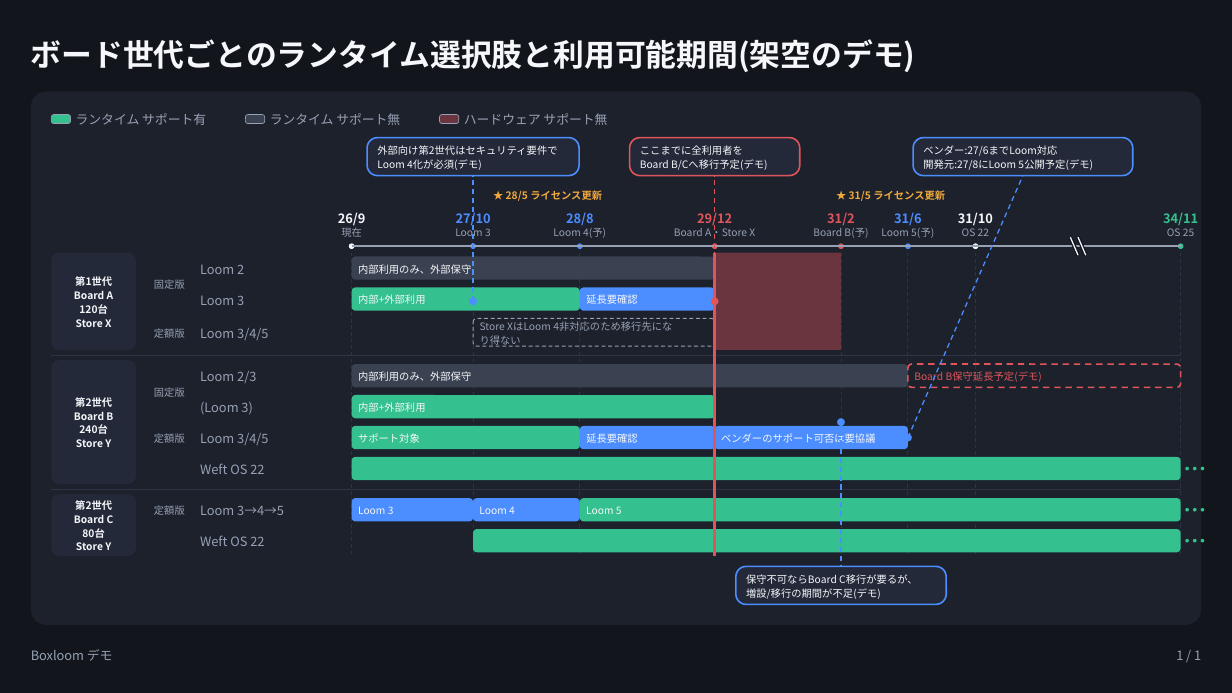
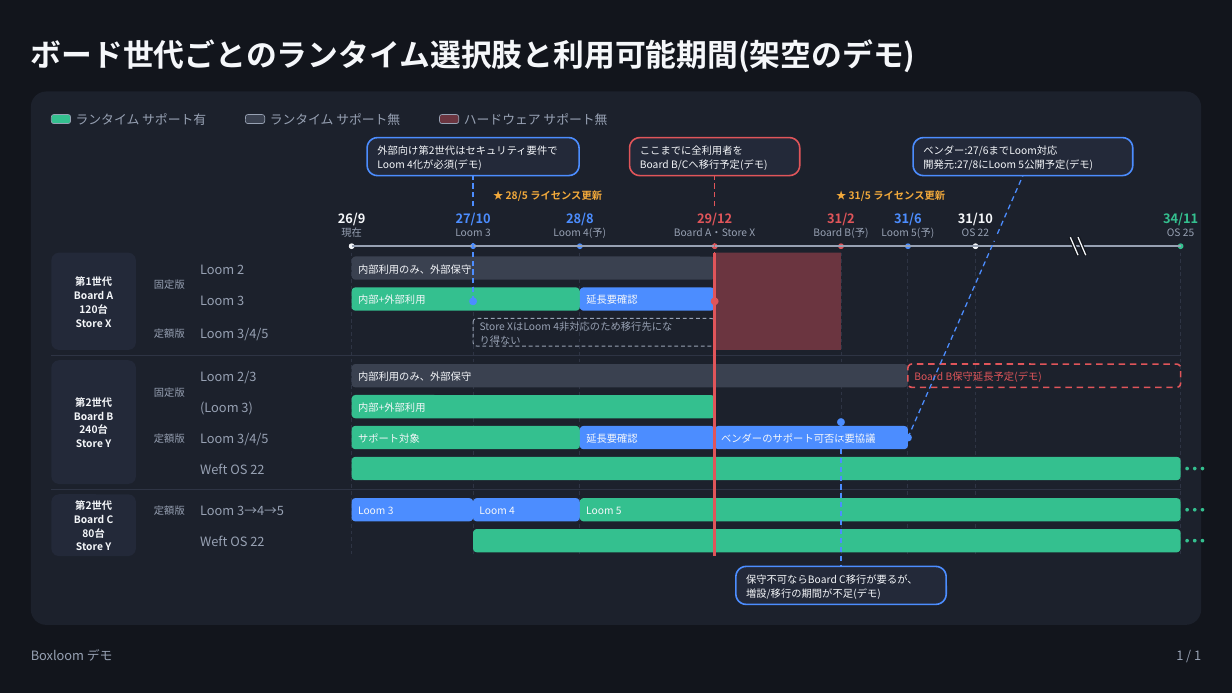
Before and after one commit to tjst-t/boxloom, a slide deck: slide 1 of boxloom/out/gantt-full.pptx. Drawn at 1232x693 pixels with LibreOffice and Linux fonts; fonts in the diff are those of the drawing. Boxes give left, top, right and bottom in pixels: in the first picture for what was removed or moved away, otherwise in the second. Text is boxed around its words. In the diff, an @@ line names an element or a change of style, - is before the commit and + after.

Commit message:
Regenerate out/ Gantt decks after leader-line fix (#40)

```diff
--- a/boxloom/out/gantt-full.pptx
+++ b/boxloom/out/gantt-full.pptx
@@ line added from (473, 206) to (473, 176), #4C8DFF 1 pt dashed @@
@@ line added from (715, 206) to (715, 176), #E0555A 1 pt dashed @@
@@ line moved from (473, 301) - (473, 176) to (473, 301) - (473, 241) @@
@@ line moved from (715, 301) - (715, 176) to (715, 301) - (715, 241) @@
@@ line moved from (909, 438) - (1023, 176) to (909, 438) - (994, 241) @@
```
Also in this commit, not shown: 4 other files.
